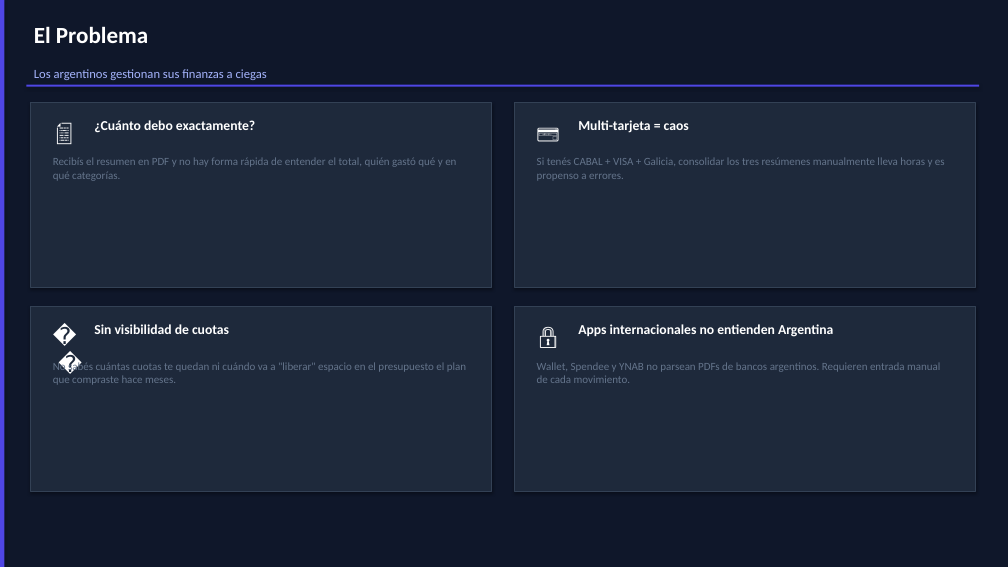
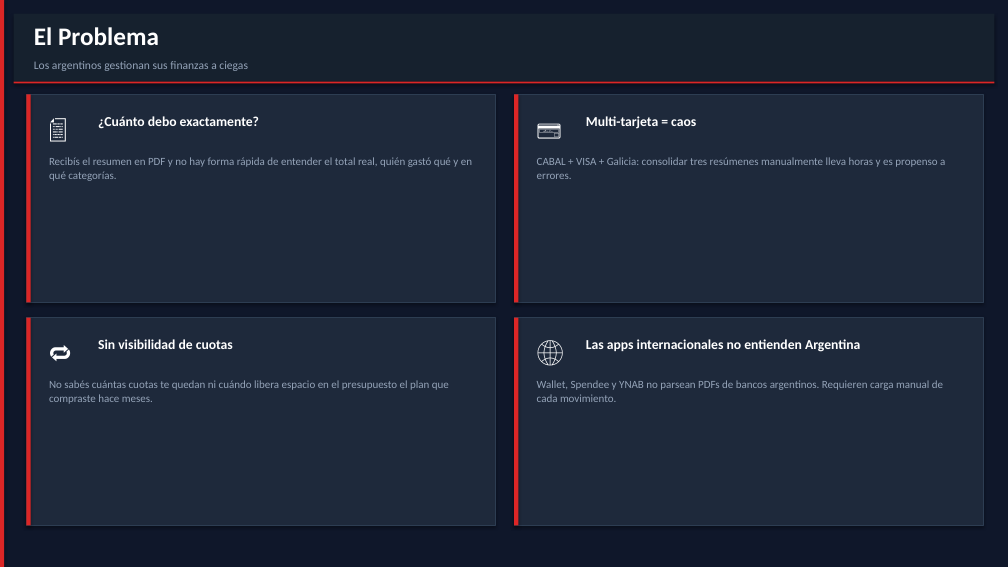
Before and after one commit to hezeqgomez-alt/pruebaapk, a slide deck: slide 2 of EasyResumen_InversorDeck_2026.pptx. Drawn at 1008x567 pixels with LibreOffice and Linux fonts; fonts in the diff are those of the drawing. Boxes give left, top, right and bottom in pixels: in the first picture for what was removed or moved away, otherwise in the second. Text is boxed around its words. In the diff, an @@ line names an element or a change of style, - is before the commit and + after.

```diff
--- a/EasyResumen_InversorDeck_2026.pptx
+++ b/EasyResumen_InversorDeck_2026.pptx
@@ rectangle at box(0, 0, 5, 567): fill #4F46E5 to #DC2626 @@
@@ rectangle added at box(14, 14, 994, 82), fill #16212E @@
@@ text "El Problema" at box(34, 27, 159, 45): size 22 to 24 pt @@
@@ text "Los argentinos gestionan sus finanzas ...": place and size @@
-text "Los argentinos gestionan sus finanzas ..." at box(34, 69, 267, 80)
+text "Los argentinos gestionan sus finanzas ..." at box(34, 61, 248, 71)
@@ text "Los argentinos gestionan sus finanzas ..." at box(34, 61, 248, 71): size 12 to 11 pt, text colour #A5B4FC to #94A3B8 @@
@@ rectangle at box(14, 82, 994, 84): fill #4F46E5 to #DC2626 @@
@@ rectangle: place and size @@
-rectangle at box(26, 85, 979, 87)
+rectangle at box(14, 82, 994, 84)
@@ rectangle: place and size @@
-rectangle at box(30, 102, 492, 287)
+rectangle at box(26, 95, 495, 302)
@@ rectangle added at box(26, 95, 31, 302), fill #DC2626 @@
@@ text "📄" at box(42, 108, 87, 150): size 22 to 24 pt; alignment centre to left @@
@@ text "¿Cuánto debo exactamente?": place and size @@
-text "¿Cuánto debo exactamente?" at box(94, 120, 255, 133)
+text "¿Cuánto debo exactamente?" at box(98, 116, 259, 129)
@@ rectangle: place and size @@
-rectangle at box(514, 102, 975, 287)
+rectangle at box(514, 95, 983, 302)
@@ rectangle added at box(514, 95, 519, 302), fill #DC2626 @@
@@ text "💳" at box(529, 108, 575, 150): size 22 to 24 pt; alignment centre to left @@
@@ text "Multi-tarjeta = caos": place and size @@
-text "Multi-tarjeta = caos" at box(578, 120, 689, 133)
+text "Multi-tarjeta = caos" at box(586, 116, 696, 129)
@@ text at box(49, 157, 472, 181): text changed; text colour #64748B to #94A3B8 @@
-Recibís el resumen en PDF y no hay forma rápida de entender el total, quién gastó qué y en qué categorías.
+Recibís el resumen en PDF y no hay forma rápida de entender el total real, quién gastó qué y en qué categorías.
@@ text at box(537, 157, 945, 179): text changed; text colour #64748B to #94A3B8 @@
-Si tenés CABAL + VISA + Galicia, consolidar los tres resúmenes manualmente lleva horas y es propenso a errores.
+CABAL + VISA + Galicia: consolidar tres resúmenes manualmente lleva horas y es propenso a errores.
@@ rectangle: place and size @@
-rectangle at box(30, 306, 492, 492)
+rectangle at box(26, 318, 495, 526)
@@ rectangle added at box(26, 318, 31, 526), fill #DC2626 @@
@@ outline #334155 0.5 pt to #2D3D52 0.5 pt in 4 elements at box(26, 95, 495, 302), box(514, 95, 983, 302), box(26, 318, 495, 526), box(514, 318, 983, 526) @@
@@ rectangle: place and size @@
-rectangle at box(514, 306, 975, 492)
+rectangle at box(514, 318, 983, 526)
@@ rectangle added at box(514, 318, 519, 526), fill #DC2626 @@
@@ text at box(42, 331, 87, 373): text changed; size 22 to 24 pt @@
-📊
+🔁
@@ text "Sin visibilidad de cuotas": place and size @@
-text "Sin visibilidad de cuotas" at box(94, 324, 229, 334)
+text "Sin visibilidad de cuotas" at box(98, 339, 233, 349)
@@ text at box(529, 331, 575, 373): text changed; size 22 to 24 pt @@
-🔒
+🌐
@@ text at box(586, 339, 860, 352): text changed @@
-Apps internacionales no entienden Argentina
+Las apps internacionales no entienden Argentina
@@ text at box(49, 380, 449, 404): text changed; text colour #64748B to #94A3B8 @@
-No sabés cuántas cuotas te quedan ni cuándo va a "liberar" espacio en el presupuesto el plan que compraste hace meses.
+No sabés cuántas cuotas te quedan ni cuándo libera espacio en el presupuesto el plan que compraste hace meses.
@@ text at box(537, 380, 943, 402): text changed; text colour #64748B to #94A3B8 @@
-Wallet, Spendee y YNAB no parsean PDFs de bancos argentinos. Requieren entrada manual de cada movimiento.
+Wallet, Spendee y YNAB no parsean PDFs de bancos argentinos. Requieren carga manual de cada movimiento.
```
Also in this commit, not shown: 12 other slides changed.
